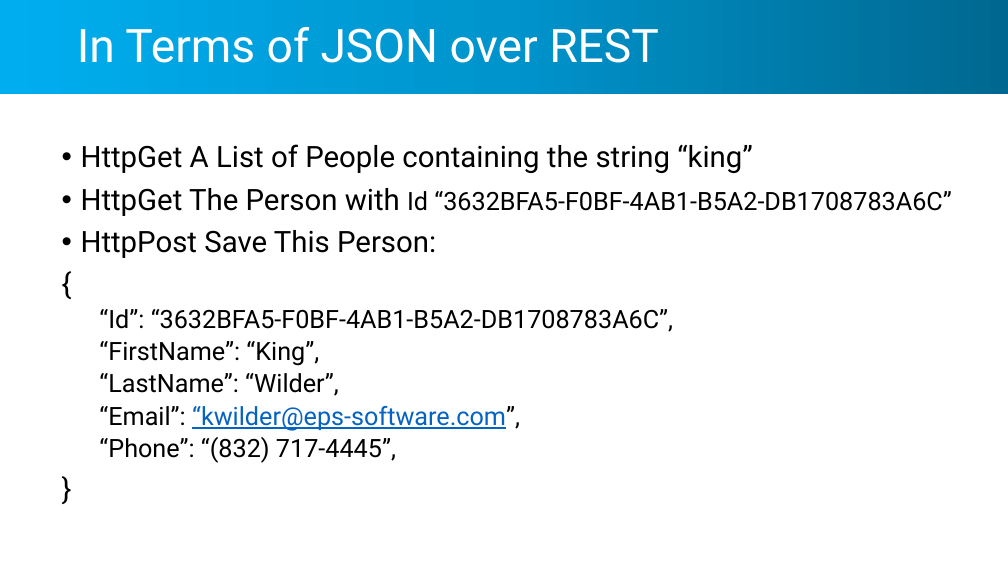
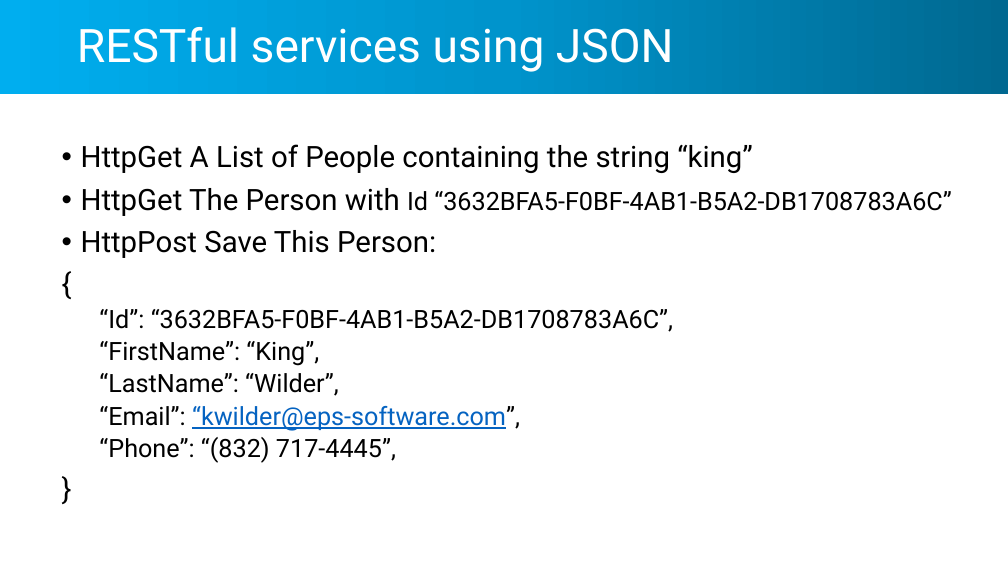
Before and after one commit to kahanu/AzureBootcamp2017, a slide deck: slide 17 of Azure-Bootcamp-Los-Angeles-April-2017.pptx. Drawn at 1008x567 pixels with LibreOffice and Linux fonts; fonts in the diff are those of the drawing; background and template pictures are left out. Boxes give left, top, right and bottom in pixels: in the first picture for what was removed or moved away, otherwise in the second. Text is boxed around its words. In the diff, an @@ line names an element or a change of style, - is before the commit and + after.

```diff
--- a/Azure-Bootcamp-Los-Angeles-April-2017.pptx
+++ b/Azure-Bootcamp-Los-Angeles-April-2017.pptx
@@ title at bbox=[77, 27, 674, 72]: text changed @@
-In Terms of JSON over REST
+RESTful services using JSON
```
Also in this commit, not shown: 3 other slides changed.
